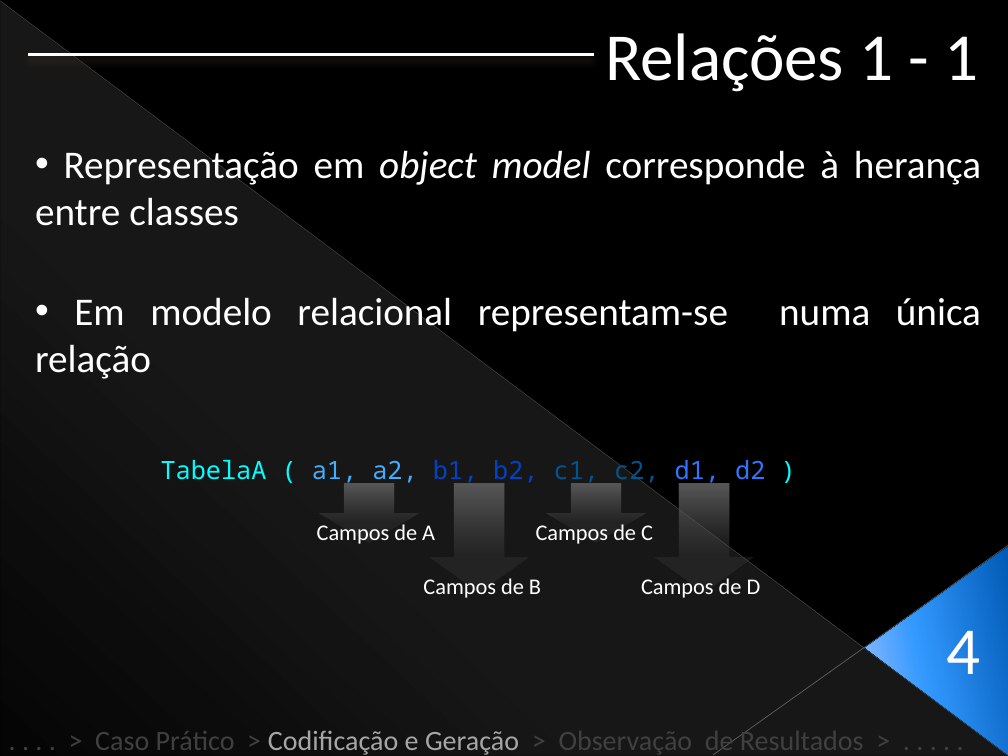
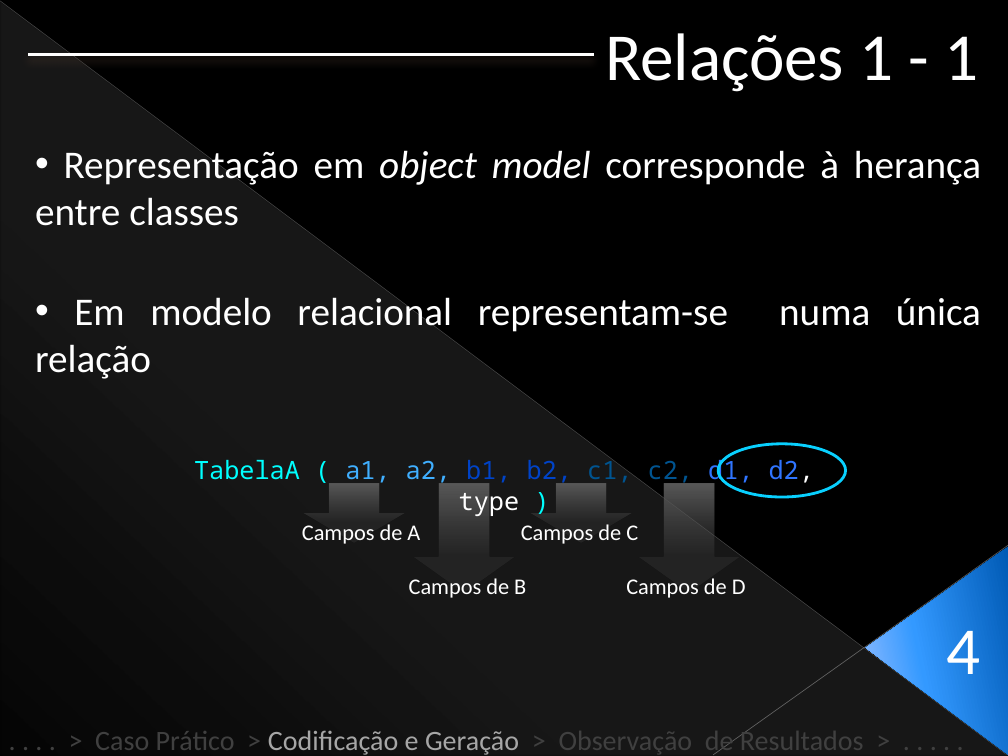
Before and after one commit to Netivski/projectoseminario, a slide deck: slide 23 of Apresentação Final/Presentation Sketch.pptx. Drawn at 1008x756 pixels with LibreOffice and Linux fonts; fonts in the diff are those of the drawing. Boxes give left, top, right and bottom in pixels: in the first picture for what was removed or moved away, otherwise in the second. Text is boxed around its words. In the diff, an @@ line names an element or a change of style, - is before the commit and + after.

```diff
--- a/Apresentação Final/Presentation Sketch.pptx
+++ b/Apresentação Final/Presentation Sketch.pptx
@@ ellipse added at (718,444,845,497), outline #09D0FF 2 pt @@
@@ text at (194,456,814,486): text changed @@
-TabelaA ( a1, a2, b1, b2, c1, c2, d1, d2 )
+TabelaA ( a1, a2, b1, b2, c1, c2, d1, d2, type )
@@ 4 texts, 4 down arrows: place and size @@
-4 texts, 4 down arrows at (317,484,761,598)
+4 texts, 4 down arrows at (302,484,746,598)
```
Also in this commit, not shown: 5 other slides changed.
